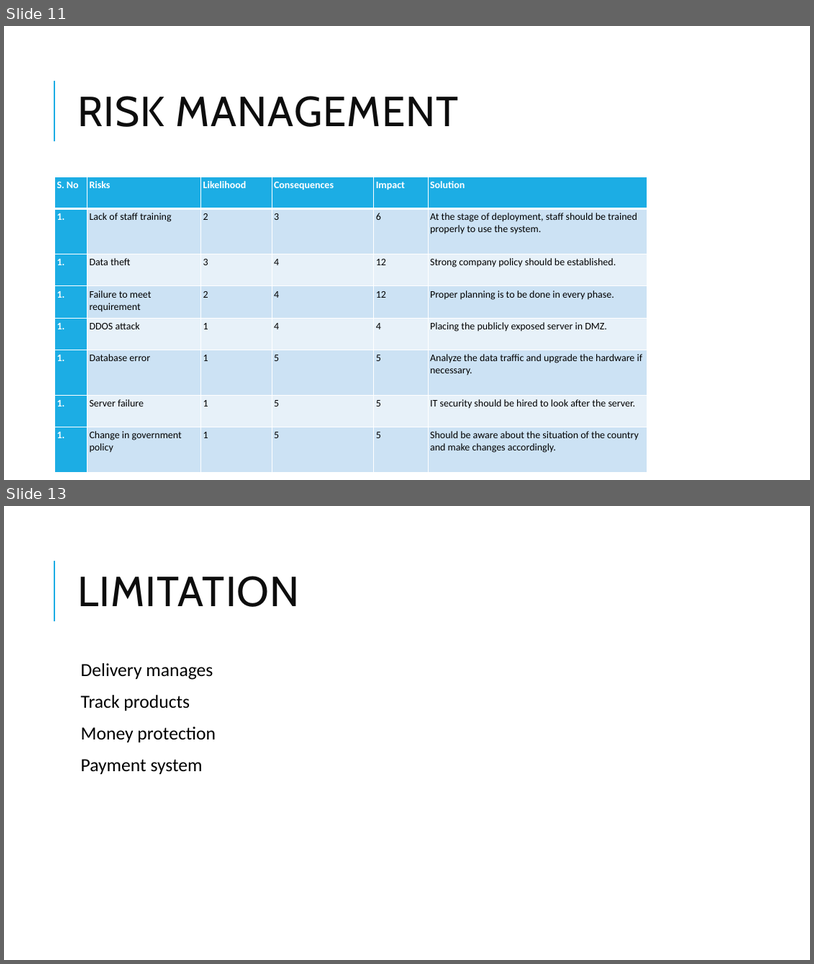
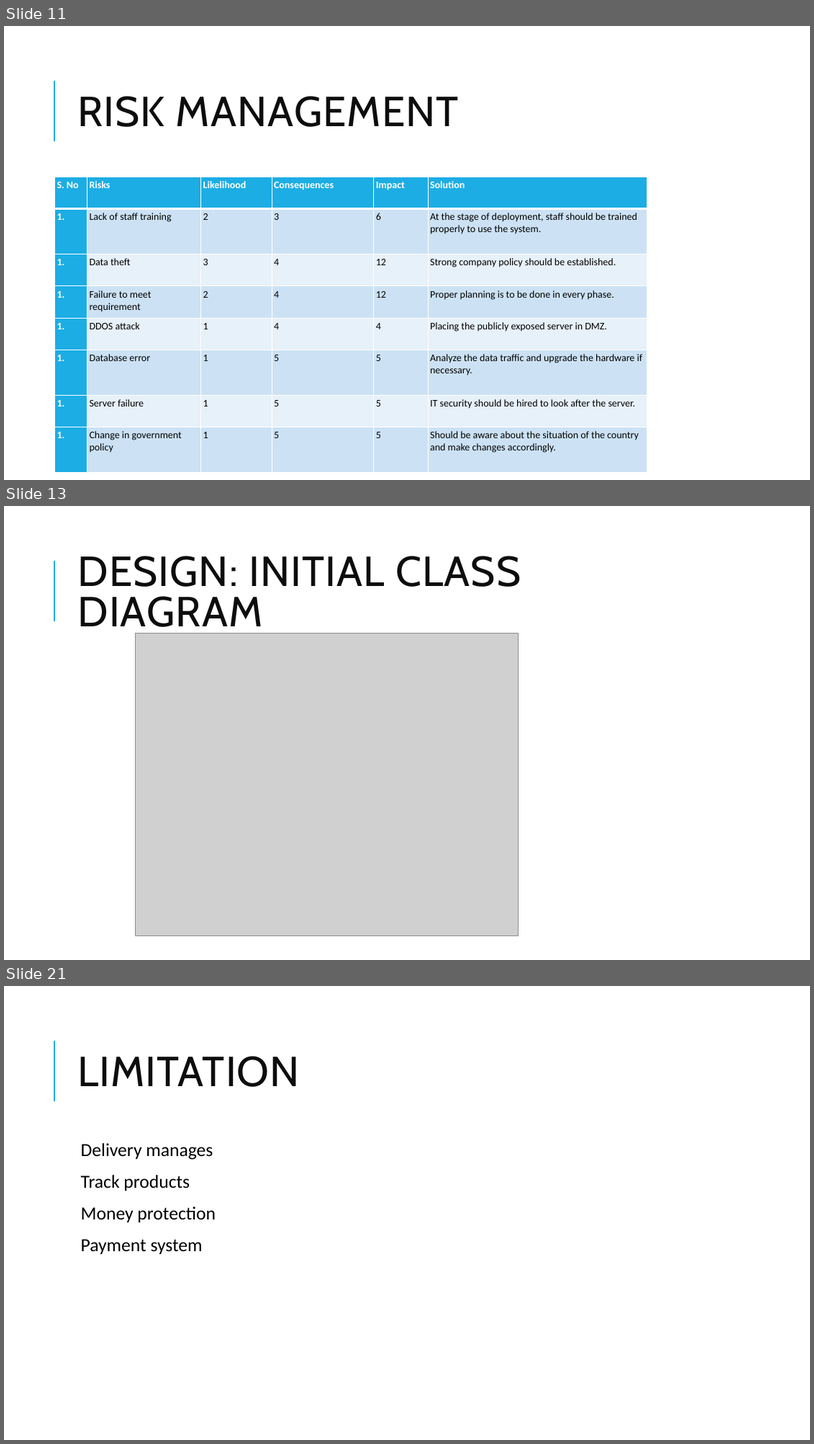
Before and after one commit to admondtamang/e-commerce-cp, a slide deck: E-commerce site.pptx. Shown one above the other, each under a label of ours: slides 11 and 13 before the commit, slides 11, 13 and 21 after it; the slides between them are not shown. The pictures are 814x964 and 814x1444 pixels, drawn with LibreOffice and Linux fonts; fonts in the diff are those of the drawing; grey boxes stand for pictures. Boxes give left, top, right and bottom in pixels: in the first picture for what was removed or moved away, otherwise in the second. Text is boxed around its words. In the diff, an @@ line names an element or a change of style, - is before the commit and + after.

```diff
--- a/E-commerce site.pptx
+++ b/E-commerce site.pptx
@@ slide 13 added at bbox=[4, 506, 810, 960], background #FFFFFF; not listed: 1 template element that a slide beside it also shows @@
@@ title added at bbox=[77, 556, 521, 636], 50 pt, text #0D0D0D @@
+DESIGN: INITIAL CLASS DIAGRAM
@@ picture added at bbox=[135, 633, 519, 936] @@
@@ what was slide 13 is now slide 21 @@
```
Also in this commit, not shown: 3 slides changed, 9 other slides added, 1 slide removed, 15 other files.
